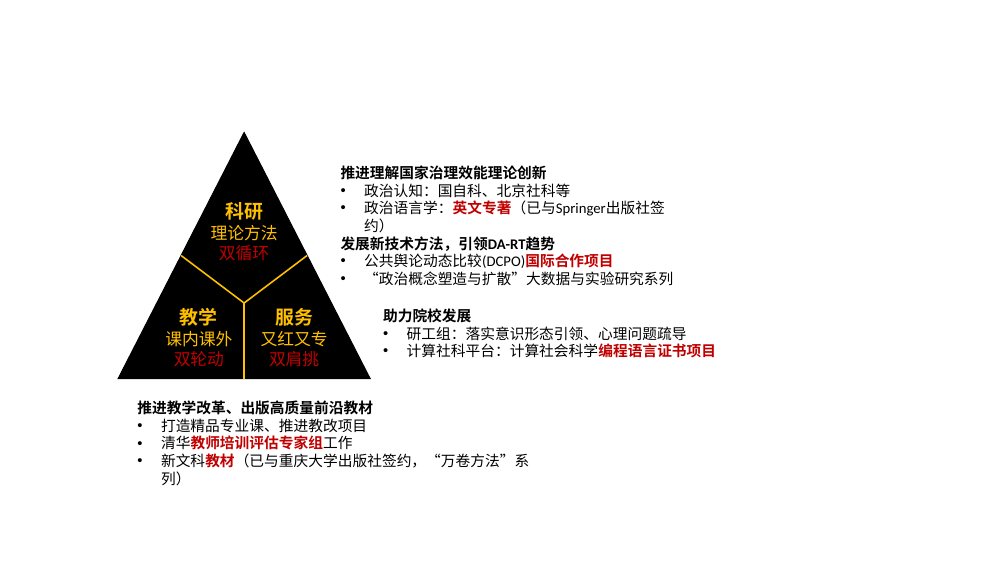
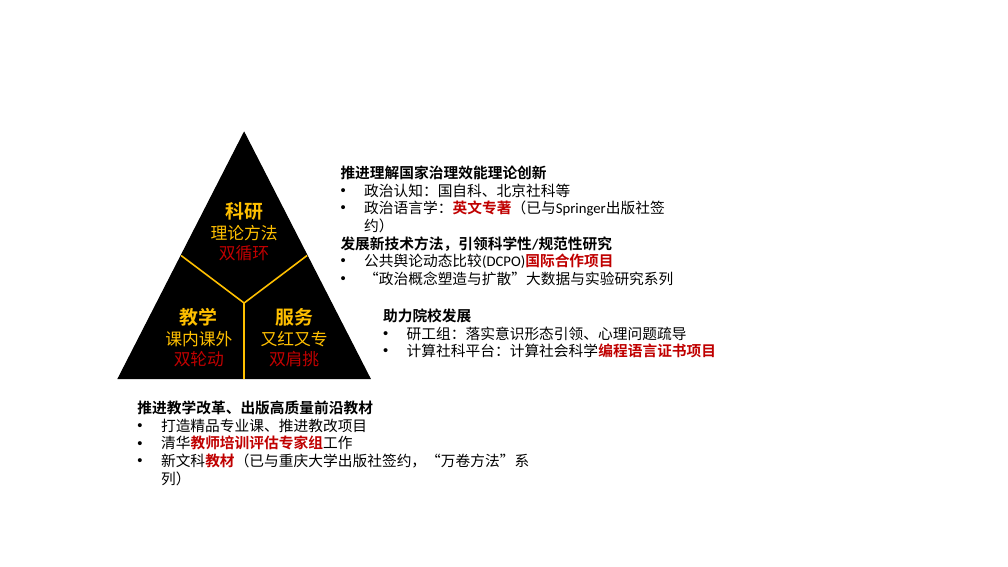
Before and after one commit to sammo3182/slides_gh, a slide deck: slide 1 of slides/report/newStar/images/future.pptx. Drawn at 1008x567 pixels with LibreOffice and Linux fonts; fonts in the diff are those of the drawing. Boxes give left, top, right and bottom in pixels: in the first picture for what was removed or moved away, otherwise in the second. Text is boxed around its words. In the diff, an @@ line names an element or a change of style, - is before the commit and + after.

```diff
--- a/slides/report/newStar/images/future.pptx
+++ b/slides/report/newStar/images/future.pptx
@@ text at box(341, 236, 613, 251): text changed @@
-发展新技术方法，引领DA-RT趋势
+发展新技术方法，引领科学性/规范性研究
```
Also in this commit, not shown: 9 other files.
